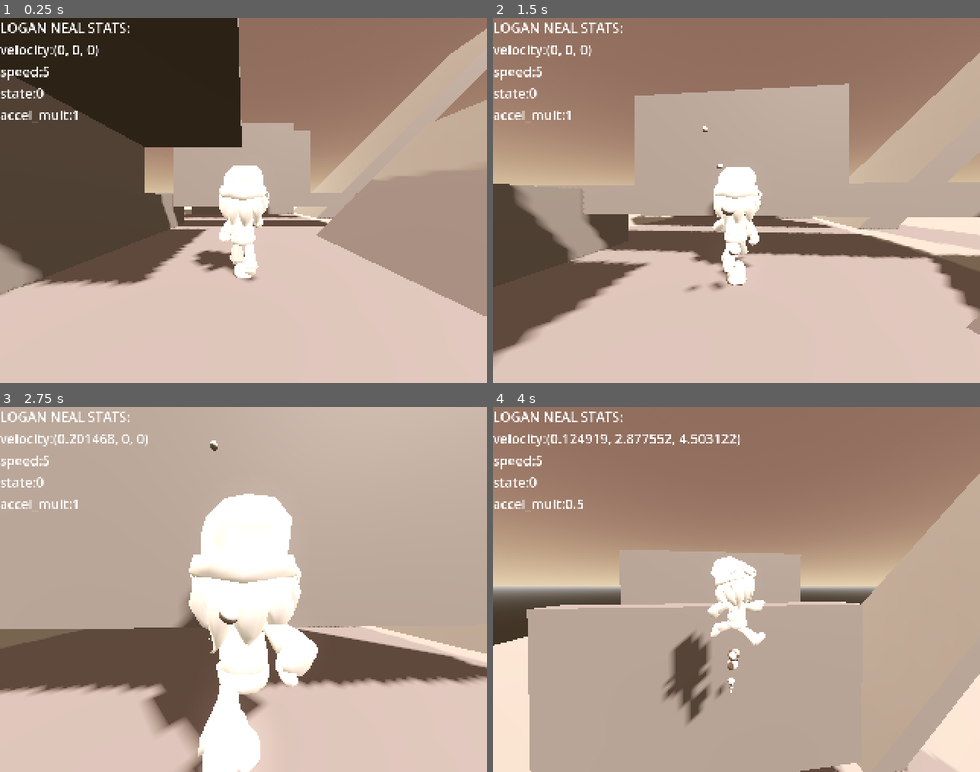
Above: before the commit, frames 1-4 (two rows, left to right).
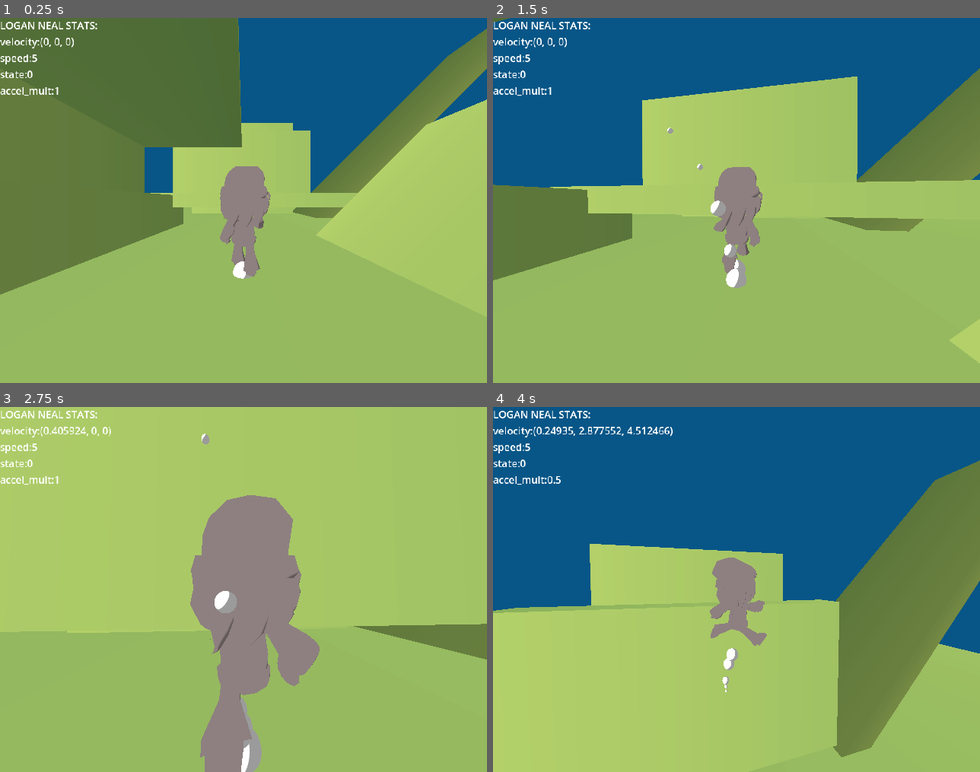
Above: after the commit, the same moments.

Repository: imawormeater/sorakaiquest
Game: Godot game, scene res://scenes/app.tscn
Two runs of this game, one before a commit and one after it. Both use one fixed random seed, a clock stepped at 60 frames per second and the inputs below.
Inputs (mouse positions are in pixels of both pictures, inside the frame that each line leads up to):
- Up to frame 1 (0.25 s): no input
- Up to frame 2 (1.5 s): move the mouse to (760, 200) at 0.52 s; hold W (movement_up) from 0.53 s (still down); tap Mouse wheel down (mw_down) at 0.6 s; tap Space (movement_jump) at 0.77 s; move the mouse to (712, 200) at 1.27 s; tap Mouse wheel up (mw_up) at 1.35 s
- Up to frame 3 (2.75 s): keep holding W (movement_up); tap Space (movement_jump) at 1.52 s; move the mouse to (253, 582) at 2.02 s; tap Mouse wheel down (mw_down) at 2.1 s
- Up to frame 4 (4 s): keep holding W (movement_up); move the mouse to (731, 596) at 2.77 s; tap Mouse wheel up (mw_up) at 2.85 s; tap Space (movement_jump) at 3.02, 3.77 s; move the mouse to (775, 593) at 3.52 s; tap Mouse wheel down (mw_down) at 3.6 s

The runs differ from the first frame. In frame 1, 100% of the frame differs, in the area x 0-100%, y 0-100%; in frame 2, 100%; in frame 3, 100%; in frame 4, 100%.

Commit message:
Oops shaders

Diff:
--- a/assets/test_env.tres
+++ b/assets/test_env.tres
@@ -1,11 +1,4 @@
-[gd_resource type="Environment" load_steps=5 format=3 uid="uid://jyc65e1ajlll"]
-
-[sub_resource type="Gradient" id="Gradient_anapq"]
-offsets = PackedFloat32Array(0, 0.537313, 1)
-colors = PackedColorArray(0.0901916, 0.0740589, 0.05451, 1, 0.556753, 0.533268, 0.510462, 1, 1, 1, 1, 1)
-
-[sub_resource type="GradientTexture1D" id="GradientTexture1D_n8iul"]
-gradient = SubResource("Gradient_anapq")
+[gd_resource type="Environment" load_steps=3 format=3 uid="uid://jyc65e1ajlll"]
 
 [sub_resource type="ProceduralSkyMaterial" id="ProceduralSkyMaterial_fa0ef"]
 sky_top_color = Color(0.546255, 0.41349, 0.367301, 1)
@@ -16,10 +9,9 @@
 sky_material = SubResource("ProceduralSkyMaterial_fa0ef")
 
 [resource]
-background_mode = 2
+background_mode = 1
+background_color = Color(0.0352941, 0.376471, 0.588235, 1)
+background_energy_multiplier = 0.9
 sky = SubResource("Sky_j1hyb")
-ambient_light_source = 3
-reflected_light_source = 2
-glow_enabled = true
-adjustment_enabled = true
-adjustment_color_correction = SubResource("GradientTexture1D_n8iul")
+ambient_light_source = 1
+reflected_light_source = 1
--- a/project.godot
+++ b/project.godot
@@ -23,8 +23,8 @@
 
 [display]
 
-window/size/viewport_width=320
-window/size/viewport_height=240
+window/size/viewport_width=640
+window/size/viewport_height=480
 window/stretch/mode="viewport"
 
 [input]
@@ -89,5 +89,25 @@
 }
 vertex_snap_intensity={
 "type": "int",
-"value": 2
+"value": 1
 }
+diffuse_curve={
+"type": "sampler2D",
+"value": ""
+}
+specular_smoothness={
+"type": "float",
+"value": 0.05
+}
+fresnel_smoothness={
+"type": "float",
+"value": 0.05
+}
+outline_width={
+"type": "float",
+"value": 0.0
+}
+outline_color={
+"type": "color",
+"value": Color(0, 0, 0, 1)
+}
--- a/scenes/MainGameState.tscn
+++ b/scenes/MainGameState.tscn
@@ -7,20 +7,11 @@
 [node name="MainGameState" type="Node3D"]
 transform = Transform3D(1.00064, 0, 0, 0, 1.00064, 0, 0, 0, 1.00064, 0, 0, 0)
 
-[node name="DirectionalLight3D" type="DirectionalLight3D" parent="."]
-transform = Transform3D(0.749631, -0.517217, 0.411413, 0, 0.622117, 0.782108, -0.660889, -0.586668, 0.466657, 0, 15.9898, 4.9398)
-light_color = Color(0.986835, 0.962698, 0.965086, 1)
-light_energy = 1.161
+[node name="DirectionalLight3D2" type="DirectionalLight3D" parent="."]
+transform = Transform3D(-0.319853, 0.588052, -0.742031, -0.858571, 0.149995, 0.488957, 0.399088, 0.793989, 0.4572, 0, 15.9898, -5.65541)
+light_color = Color(0.804743, 0.804743, 0.804743, 1)
+light_energy = 2.836
 light_indirect_energy = 0.0
-shadow_enabled = true
-shadow_blur = 1.605
-
-[node name="DirectionalLight3D2" type="DirectionalLight3D" parent="."]
-transform = Transform3D(0.825019, -0.563124, 0.0309182, -0.542784, -0.777953, 0.314476, -0.153134, -0.276407, -0.948088, 0, 15.9898, -5.65541)
-light_color = Color(0.886361, 0.928922, 0.753787, 1)
-light_energy = 0.152
-light_indirect_energy = 0.0
-shadow_enabled = true
 shadow_blur = 1.605
 sky_mode = 1
 
@@ -85,21 +76,21 @@
 transform = Transform3D(1, 0, 0, 0, 1, 0, 0, 0, 1, 0, 0, 0.999)
 
 [node name="Skeleton3D" parent="Sorakai/Visual/loganchara/Armature" index="0"]
-bones/0/position = Vector3(-0.0543279, -1.37811, -0.304354)
-bones/0/rotation = Quaternion(0.876919, 0.467254, -0.10486, 0.0411352)
-bones/1/rotation = Quaternion(-0.00290985, 0.112602, 0.0892008, 0.989624)
-bones/2/rotation = Quaternion(0.507341, 0.492549, -0.507341, 0.49255)
-bones/3/position = Vector3(-0.045908, -1.37811, 0.337209)
-bones/3/rotation = Quaternion(0.822667, -0.557889, -0.0843892, -0.0696959)
-bones/4/rotation = Quaternion(-0.00475266, 0.112539, 0.0729907, 0.990951)
-bones/5/rotation = Quaternion(0.281007, 0.64937, -0.280813, 0.648458)
-bones/6/position = Vector3(-0.0781445, -1.40899, -0.00108111)
-bones/7/rotation = Quaternion(-0.00256922, -0.0556312, -0.0621457, 0.996512)
-bones/8/rotation = Quaternion(0.00413694, 0.0555726, 0.0879119, 0.994568)
-bones/9/rotation = Quaternion(-0.217068, 0.356325, 0.735491, -0.533822)
-bones/10/rotation = Quaternion(-0.398852, 0.13298, 0.195819, 0.885939)
-bones/14/rotation = Quaternion(0.615294, -0.718314, 0.321264, -0.0472013)
-bones/15/rotation = Quaternion(-0.06973, -0.0618706, -0.366675, 0.925667)
+bones/0/position = Vector3(-0.0543279, -1.37756, -0.304354)
+bones/0/rotation = Quaternion(0.99337, 0.0229928, -0.112157, -0.0104141)
+bones/1/rotation = Quaternion(0.0540897, 0.0988026, 0.574596, 0.810649)
+bones/2/rotation = Quaternion(0.277714, 0.650288, -0.277715, 0.650288)
+bones/3/position = Vector3(-0.045908, -1.37756, 0.337209)
+bones/3/rotation = Quaternion(0.927113, 0.359454, -0.104097, 0.0204744)
+bones/4/rotation = Quaternion(-0.0101027, 0.112185, 0.0257511, 0.993302)
+bones/5/rotation = Quaternion(0.484432, 0.518716, -0.48258, 0.513202)
+bones/6/position = Vector3(-0.0781445, -1.45311, -0.00108111)
+bones/7/rotation = Quaternion(-0.00558137, -0.0554339, -0.106247, 0.992778)
+bones/8/rotation = Quaternion(0.0043772, 0.0555385, 0.0922389, 0.994177)
+bones/9/rotation = Quaternion(0.0180863, 0.485224, 0.873784, 0.0270775)
+bones/10/rotation = Quaternion(-0.370126, 0.279172, 0.00976672, 0.885988)
+bones/14/rotation = Quaternion(0.8464, -0.218331, 0.208107, -0.438896)
+bones/15/rotation = Quaternion(0.273167, 0.0150806, -0.40538, 0.87225)
 
 [node name="WorldEnvironment" type="WorldEnvironment" parent="."]
 environment = ExtResource("1_ywea7")
--- a/scenes/basicassplatform.tscn
+++ b/scenes/basicassplatform.tscn
@@ -1,6 +1,31 @@
-[gd_scene load_steps=3 format=3 uid="uid://cmxve7621cy05"]
+[gd_scene load_steps=7 format=3 uid="uid://cmxve7621cy05"]
+
+[ext_resource type="Shader" path="res://scenes/celshaded.gdshader" id="1_g7c6w"]
 
 [sub_resource type="BoxShape3D" id="BoxShape3D_7l7bp"]
+
+[sub_resource type="Gradient" id="Gradient_6pcvg"]
+colors = PackedColorArray(0.556863, 0.65098, 0.32549, 1, 0.368627, 0.505882, 0.262745, 1)
+
+[sub_resource type="GradientTexture2D" id="GradientTexture2D_nyvy5"]
+gradient = SubResource("Gradient_6pcvg")
+
+[sub_resource type="ShaderMaterial" id="ShaderMaterial_3sjen"]
+render_priority = 0
+shader = ExtResource("1_g7c6w")
+shader_parameter/ToonRampOffset = 0.551
+shader_parameter/ToonRampSmoothness = 0.395
+shader_parameter/ToonRampTinting = Color(0.666569, 0.666569, 0.666569, 1)
+shader_parameter/RimPower = 0.0
+shader_parameter/RimCutOff = 1.0
+shader_parameter/RimSmoothness = 0.0
+shader_parameter/RimLightBrightness = 0.0
+shader_parameter/SubSurfDistortion = 0.215
+shader_parameter/SubSurfTint = null
+shader_parameter/SubSurfBrightness = 3.0
+shader_parameter/SubSurfCutoff = 0.5
+shader_parameter/SubSurfSmoothness = 0.05
+shader_parameter/Texture = SubResource("GradientTexture2D_nyvy5")
 
 [sub_resource type="BoxMesh" id="BoxMesh_aphmx"]
 
@@ -12,4 +37,5 @@
 shape = SubResource("BoxShape3D_7l7bp")
 
 [node name="MeshInstance3D" type="MeshInstance3D" parent="StaticBody3D"]
+material_override = SubResource("ShaderMaterial_3sjen")
 mesh = SubResource("BoxMesh_aphmx")
--- /dev/null
+++ b/scenes/celshaded.gdshader
@@ -0,0 +1,133 @@
+shader_type spatial;
+
+#define USE_RIM 1
+
+#define USE_PIXELART 1
+#define USE_SMOOTH_PIXELART 1
+
+#define USE_ALPHA 1
+#define USE_DISABLE_CULL 1
+
+#define USE_SUBSURFACESCATTERING 1
+
+render_mode
+	#if USE_DISABLE_CULL
+		cull_disabled;
+	#else
+		cull_back;
+	#endif
+
+group_uniforms Toon;
+uniform float     ToonRampOffset:     hint_range(0.0, 1.0) = 0.5;
+uniform float     ToonRampSmoothness: hint_range(0.0, 1.0) = 0.05;
+uniform vec3      ToonRampTinting:    source_color;
+
+#if USE_RIM
+	group_uniforms Rim;
+	uniform float     RimPower:           hint_range(0.0, 10.0) = 1.0;
+	uniform float     RimCutOff:          hint_range(0.0, 1.0) = 0.5;
+	uniform float     RimSmoothness:      hint_range(0.0, 1.0) = 0.05;
+	uniform float     RimLightBrightness: hint_range(0.0, 50.0) = 20.0;
+#endif
+
+#if USE_SUBSURFACESCATTERING
+	group_uniforms SubsurfaceScattering;
+	uniform float     SubSurfDistortion:  hint_range(0.0, 5.0) = 1.0;
+	uniform vec3      SubSurfTint:        source_color;
+	uniform float     SubSurfBrightness:  hint_range(0.0, 10.0) = 3.0;
+	uniform float     SubSurfCutoff:      hint_range(0.0, 1.0) = 0.5;
+	uniform float     SubSurfSmoothness:  hint_range(0.0, 1.0) = 0.05;
+	uniform sampler2D SubSurfTexture:  source_color, hint_default_white;
+
+#endif
+
+group_uniforms Texture;
+#if (USE_SMOOTH_PIXELART || !USE_PIXELART)
+	uniform sampler2D Texture:            source_color, filter_linear_mipmap_anisotropic;
+#else
+	uniform sampler2D Texture:            source_color, filter_nearest_mipmap_anisotropic;
+#endif
+
+#if USE_RIM
+	float fresnel(float amount, vec3 normal, vec3 view) {
+		return pow((1.0 - clamp(dot(normalize(normal), normalize(view)), 0.0, 1.0 )), amount);
+	}
+#endif
+
+#if USE_SMOOTH_PIXELART
+	vec4 texture_point_smooth(sampler2D smp, vec2 uv, vec2 pixel_size) {
+		vec2 ddx = dFdx(uv);
+		vec2 ddy = dFdy(uv);
+		vec2 lxy = sqrt(ddx * ddx + ddy * ddy);
+
+		vec2 uv_pixels = uv / pixel_size;
+
+		vec2 uv_pixels_floor = round(uv_pixels) - vec2(0.5f);
+		vec2 uv_dxy_pixels = uv_pixels - uv_pixels_floor;
+
+		uv_dxy_pixels = clamp((uv_dxy_pixels - vec2(0.5f)) * pixel_size / lxy + vec2(0.5f), 0.0f, 1.0f);
+
+		uv = uv_pixels_floor * pixel_size;
+
+		return textureGrad(smp, uv + uv_dxy_pixels * pixel_size, ddx, ddy);
+	}
+#endif
+
+void fragment() {
+	vec4 textureColor;
+
+	#if USE_SMOOTH_PIXELART
+		vec2 tex_size = 1.0f / vec2(textureSize(Texture, 0));
+		textureColor = texture_point_smooth(Texture, UV, tex_size);
+	#else
+		textureColor = texture(Texture, UV);
+	#endif
+		ALBEDO = textureColor.rgb;
+
+	#if USE_ALPHA
+		ALPHA = textureColor.a;
+		ALPHA_SCISSOR_THRESHOLD = 0.5;
+	#endif
+}
+
+void light() {
+	// Diffuse Shading
+	float d =  dot(NORMAL,LIGHT) * 0.5 + 0.5;
+	float toonRamp = smoothstep(ToonRampOffset, ToonRampOffset + ToonRampSmoothness, d);
+
+	// Shadows
+	toonRamp *= ATTENUATION;
+
+	vec3 toonRampOutput = LIGHT_COLOR * toonRamp;
+	vec3 ambientLightOutput = ALBEDO * ToonRampTinting;
+	DIFFUSE_LIGHT += clamp((toonRampOutput - ambientLightOutput), vec3(0.0), vec3(1.0));
+
+
+	#if USE_RIM
+		float fresnel = fresnel(RimPower, NORMAL, VIEW);
+		float d2 = dot(NORMAL, LIGHT);
+		d2 *= fresnel;
+		d2 = smoothstep(RimCutOff, RimCutOff + RimSmoothness, d2);
+
+		vec3 rimOutput =  d2 * RimLightBrightness * ALBEDO;
+
+		DIFFUSE_LIGHT += rimOutput;
+	#endif
+
+
+
+	#if USE_SUBSURFACESCATTERING
+		float subSurfBack = dot(VIEW, -(LIGHT + NORMAL * SubSurfDistortion));
+		float subSurfFront = dot(VIEW, LIGHT - NORMAL * SubSurfDistortion);
+		subSurfBack = max(subSurfBack, 0.0);
+		subSurfFront = max(subSurfFront, 0.0);
+
+		float subSurfScattering = smoothstep(SubSurfCutoff, SubSurfCutoff + SubSurfSmoothness, subSurfBack + subSurfFront);
+
+		vec3 subSurfColor = SubSurfTint * texture(SubSurfTexture, UV).rgb;
+		DIFFUSE_LIGHT += subSurfScattering * SubSurfBrightness * subSurfColor;
+	#endif
+
+
+	SPECULAR_LIGHT = ambientLightOutput;
+}
--- a/scenes/player_sorakai.tscn
+++ b/scenes/player_sorakai.tscn
@@ -1,9 +1,9 @@
-[gd_scene load_steps=46 format=3 uid="uid://dw40p48fqbsl2"]
+[gd_scene load_steps=49 format=3 uid="uid://dw40p48fqbsl2"]
 
 [ext_resource type="Script" path="res://scripts/player_sorakai.gd" id="1_6cmhp"]
 [ext_resource type="Texture2D" uid="uid://8ggihh27mlrr" path="res://assets/blob_shadow.png" id="2_yl6e5"]
 [ext_resource type="PackedScene" uid="uid://cauyp1btx8io" path="res://assets/loganchara.glb" id="3_t2ofv"]
-[ext_resource type="Shader" path="res://assets/ursc/spatial/basic_opaque.gdshader" id="4_fuvpu"]
+[ext_resource type="Shader" path="res://scenes/celshaded.gdshader" id="4_4f8ao"]
 [ext_resource type="Script" path="res://scripts/get_player_variables_for_fun.gd" id="4_uvf24"]
 
 [sub_resource type="CapsuleShape3D" id="CapsuleShape3D_62ypt"]
@@ -23,11 +23,29 @@
 radius = 0.4
 height = 1.5
 
+[sub_resource type="Gradient" id="Gradient_4m4d1"]
+offsets = PackedFloat32Array(0, 0.99187)
+colors = PackedColorArray(0.422198, 0.377187, 0.37781, 1, 0.419608, 0.376471, 0.376471, 1)
+
+[sub_resource type="GradientTexture1D" id="GradientTexture1D_oftfw"]
+gradient = SubResource("Gradient_4m4d1")
+
 [sub_resource type="ShaderMaterial" id="ShaderMaterial_to2gc"]
 render_priority = 0
-shader = ExtResource("4_fuvpu")
-shader_parameter/albedo_color = Color(1, 1, 1, 1)
-shader_parameter/cull_distance_override = 0.0
+shader = ExtResource("4_4f8ao")
+shader_parameter/ToonRampOffset = 0.15
+shader_parameter/ToonRampSmoothness = 0.395
+shader_parameter/ToonRampTinting = Color(0.82606, 0.82606, 0.82606, 1)
+shader_parameter/RimPower = 0.0
+shader_parameter/RimCutOff = 1.0
+shader_parameter/RimSmoothness = 0.0
+shader_parameter/RimLightBrightness = 0.0
+shader_parameter/SubSurfDistortion = 0.768
+shader_parameter/SubSurfTint = null
+shader_parameter/SubSurfBrightness = 2.073
+shader_parameter/SubSurfCutoff = 0.5
+shader_parameter/SubSurfSmoothness = 0.05
+shader_parameter/Texture = SubResource("GradientTexture1D_oftfw")
 
 [sub_resource type="Animation" id="Animation_q11hw"]
 resource_name = "Idle"
@@ -436,6 +454,22 @@
 transitions = ["Start", "IdleWalk", SubResource("AnimationNodeStateMachineTransition_0xiqw"), "IdleWalk", "Jump", SubRe …(664 unchanged characters)…
 graph_offset = Vector2(-131, 6)
 
+[sub_resource type="ShaderMaterial" id="ShaderMaterial_p41kx"]
+render_priority = 0
+shader = ExtResource("4_4f8ao")
+shader_parameter/ToonRampOffset = 0.672
+shader_parameter/ToonRampSmoothness = 0.129
+shader_parameter/ToonRampTinting = Color(0.329412, 0.329412, 0.329412, 1)
+shader_parameter/RimPower = 0.0
+shader_parameter/RimCutOff = 0.0
+shader_parameter/RimSmoothness = 0.0
+shader_parameter/RimLightBrightness = 0.0
+shader_parameter/SubSurfDistortion = 1.0
+shader_parameter/SubSurfTint = null
+shader_parameter/SubSurfBrightness = 3.0
+shader_parameter/SubSurfCutoff = 0.5
+shader_parameter/SubSurfSmoothness = 0.05
+
 [sub_resource type="Curve" id="Curve_j27lv"]
 max_value = 13.66
 _data = [Vector2(0, 2.10385), 0.0, -2.10385, 0, 0, Vector2(1, 0), -2.24176, 0.0, 0, 0]
@@ -517,32 +551,32 @@
 transform = Transform3D(0.000715101, 0, 0.0831059, 0, 0.083109, 0, -0.0831059, 0, 0.000715101, 0, -0.744453, -0.257608)
 
 [node name="Skeleton3D" parent="Visual/loganchara/Armature" index="0"]
-bones/0/position = Vector3(-0.0543279, -1.37718, -0.304354)
-bones/0/rotation = Quaternion(0.826648, -0.551331, -0.0858659, -0.072902)
-bones/1/rotation = Quaternion(-0.00104297, 0.112635, 0.105592, 0.988009)
-bones/2/rotation = Quaternion(0.259485, 0.657774, -0.259485, 0.657775)
+bones/0/position = Vector3(-0.0543279, -1.37728, -0.304354)
+bones/0/rotation = Quaternion(0.871741, -0.476844, -0.0919185, -0.0651049)
+bones/1/rotation = Quaternion(0.0111729, 0.112084, 0.212072, 0.970741)
+bones/2/rotation = Quaternion(0.226076, 0.669992, -0.226076, 0.669993)
 bones/2/scale = Vector3(1, 1, 1)
-bones/3/position = Vector3(-0.045908, -1.37718, 0.337209)
-bones/3/rotation = Quaternion(0.866089, 0.487137, -0.103594, 0.0430717)
-bones/4/rotation = Quaternion(-0.0105334, 0.112146, 0.021937, 0.993394)
+bones/3/position = Vector3(-0.045908, -1.37728, 0.337209)
+bones/3/rotation = Quaternion(0.869939, 0.480509, -0.103137, 0.0409884)
+bones/4/rotation = Quaternion(-0.0105103, 0.112148, 0.0221418, 0.993389)
 bones/4/scale = Vector3(1, 1, 1)
-bones/5/rotation = Quaternion(0.492984, 0.510566, -0.489553, 0.506583)
+bones/5/rotation = Quaternion(0.492423, 0.511106, -0.48921, 0.506915)
 bones/5/scale = Vector3(1, 1, 1)
-bones/6/position = Vector3(-0.0781445, -1.36271, -0.00108111)
+bones/6/position = Vector3(-0.0781445, -1.37064, -0.00108111)
 bones/6/rotation = Quaternion(9.31131e-10, 1.19206e-07, -0.00781089, 0.999969)
-bones/7/rotation = Quaternion(-0.00317975, -0.055604, -0.0655505, 0.996294)
-bones/8/rotation = Quaternion(0.00402608, 0.0555651, 0.085949, 0.994741)
+bones/7/rotation = Quaternion(-0.00395536, -0.0555686, -0.0696642, 0.996014)
+bones/8/rotation = Quaternion(0.00406989, 0.0555619, 0.0867339, 0.994673)
 bones/8/scale = Vector3(1, 1, 1)
-bones/9/rotation = Quaternion(0.278911, 0.369827, 0.680297, 0.568007)
-bones/10/rotation = Quaternion(-0.277351, 0.0941788, 0.144458, 0.945166)
+bones/9/rotation = Quaternion(0.24805, 0.397033, 0.724752, 0.50554)
+bones/10/rotation = Quaternion(-0.274514, 0.104154, 0.0444148, 0.954893)
 bones/11/rotation = Quaternion(-0.100787, 0.96615, 0.153133, 0.181509)
 bones/11/scale = Vector3(1, 1, 1)
 bones/12/rotation = Quaternion(0.0181024, 0.588216, 0.807416, -0.0418797)
 bones/13/rotation = Quaternion(0.20999, 0.781056, 0.23008, 0.54122)
 bones/13/scale = Vector3(1, 1, 1)
-bones/14/rotation = Quaternion(0.778775, 0.173266, 0.173529, -0.577387)
+bones/14/rotation = Quaternion(0.794185, 0.126727, 0.166319, -0.570569)
 bones/14/scale = Vector3(1, 1, 1)
-bones/15/rotation = Quaternion(0.163653, -0.0278579, -0.407628, 0.897931)
+bones/15/rotation = Quaternion(0.236683, 0.027517, -0.410646, 0.88011)
 bones/16/rotation = Quaternion(-0.179544, 0.712432, 0.0877478, -0.672685)
 bones/17/rotation = Quaternion(-0.761307, -0.00813958, 0.273992, 0.5876)
 bones/17/scale = Vector3(1, 1, 1)
@@ -551,6 +585,7 @@
 bones/19/rotation = Quaternion(-0.707107, 0, 0, 0.707107)
 
 [node name="logan" parent="Visual/loganchara/Armature/Skeleton3D" index="0"]
+transform = Transform3D(1, 0, 0, 0, 1, 0, 0, 0, 1, 0, 0, 0)
 material_override = SubResource("ShaderMaterial_to2gc")
 
 [node name="AnimationPlayer2" type="AnimationPlayer" parent="Visual/loganchara"]
@@ -566,6 +601,7 @@
 
 [node name="GPUParticles3D" type="GPUParticles3D" parent="Visual"]
 transform = Transform3D(1, 0, 0, 0, 1, 0, 0, 0, 1, 0, -0.729597, 0.0224319)
+material_override = SubResource("ShaderMaterial_p41kx")
 lifetime = 0.24
 speed_scale = 0.5
 explosiveness = 0.11
@@ -580,7 +616,7 @@
 [node name="Label" type="Label" parent="CanvasLayer" node_paths=PackedStringArray("logan")]
 offset_right = 280.0
 offset_bottom = 135.0
-scale = Vector2(0.55, 0.55)
+scale = Vector2(0.825, 0.825)
 script = ExtResource("4_uvf24")
 logan = NodePath("../..")
 
